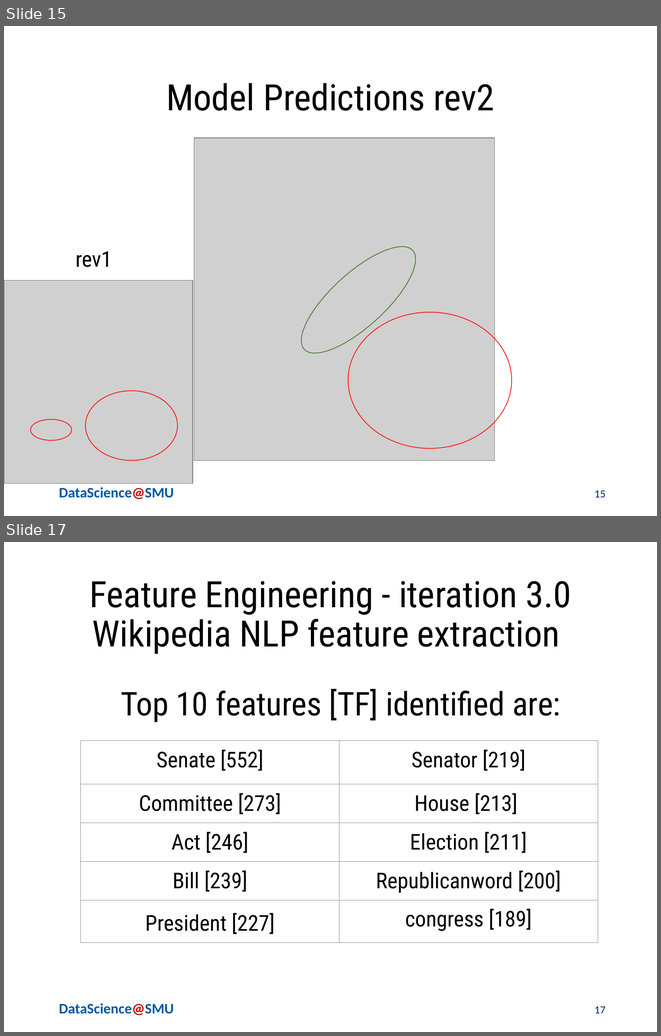
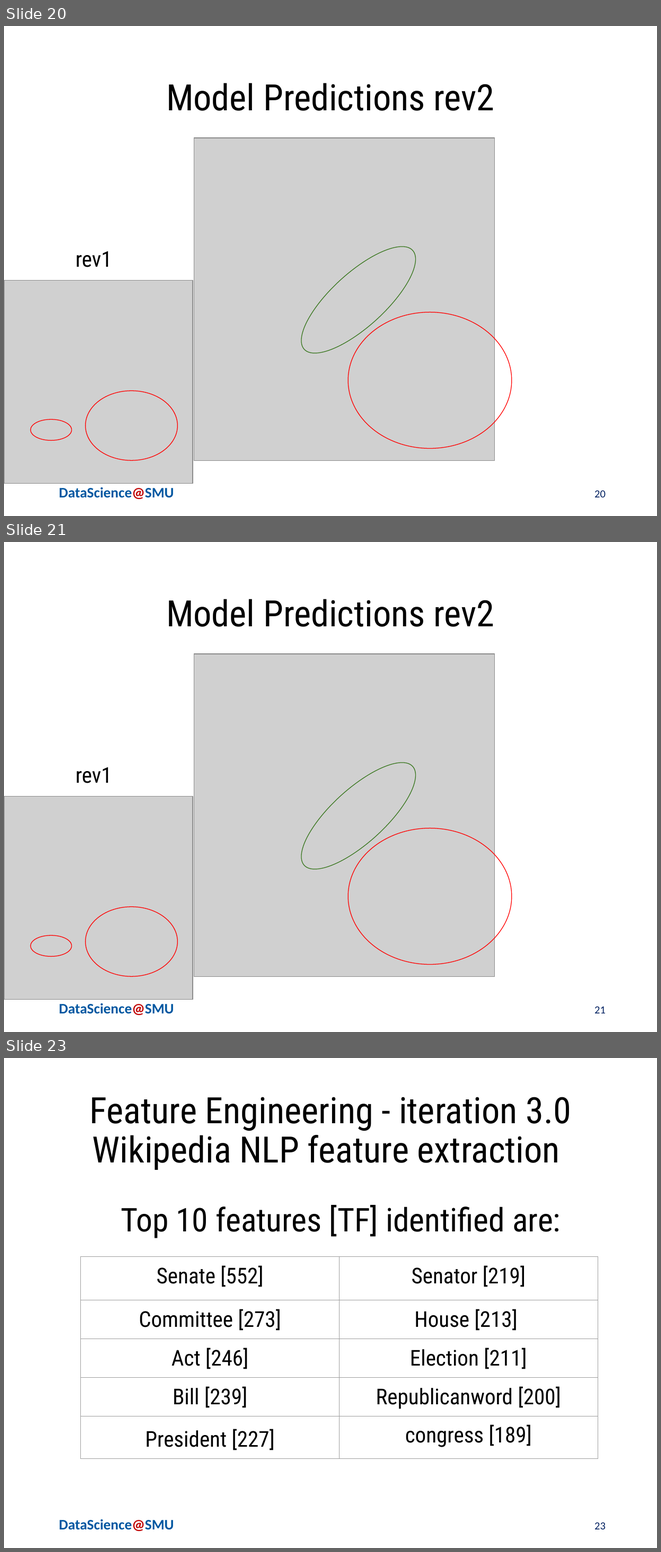
Before and after one commit to ChiruGit/Capstone, a slide deck: PoliticalProfiling-NLP+FeatureEngg-MSDSSMU-Fall2018.pptx. Shown one above the other, each under a label of ours: slides 15 and 17 before the commit, slides 20, 21 and 23 after it; the slides between them are not shown. The pictures are 661x1036 and 661x1552 pixels, drawn with LibreOffice and Linux fonts; fonts in the diff are those of the drawing; grey boxes stand for pictures; background and template pictures are left out. Boxes give left, top, right and bottom in pixels: in the first picture for what was removed or moved away, otherwise in the second. Text is boxed around its words. In the diff, an @@ line names an element or a change of style, - is before the commit and + after.

```diff
--- a/PoliticalProfiling-NLP+FeatureEngg-MSDSSMU-Fall2018.pptx
+++ b/PoliticalProfiling-NLP+FeatureEngg-MSDSSMU-Fall2018.pptx
@@ slide 21 added at (x1=4, y1=542, x2=657, y2=1032), background #FFFFFF; not listed: 1 template element that a slide beside it also shows @@
@@ text added at (x1=166, y1=599, x2=495, y2=627), 40 pt, text #000000 @@
+Model Predictions rev2
@@ picture added at (x1=194, y1=654, x2=494, y2=976) @@
@@ ellipse added at (x1=286, y1=747, x2=431, y2=885), outline #38761D 0.75 pt @@
@@ text added at (x1=76, y1=767, x2=112, y2=783), 24 pt, text #000000 @@
+rev1
@@ picture added at (x1=4, y1=796, x2=193, y2=999) @@
@@ ellipse added at (x1=348, y1=828, x2=512, y2=964), outline #FF0000 0.75 pt @@
@@ ellipse added at (x1=86, y1=906, x2=178, y2=976), outline #FF0000 0.75 pt @@
@@ ellipse added at (x1=31, y1=935, x2=72, y2=956), outline #FF0000 0.75 pt @@
@@ page number added at (x1=594, y1=1006, x2=606, y2=1013), 12 pt, text #002060 @@
+21
@@ what was slide 15 is now slide 20 @@
@@ page number at (x1=594, y1=490, x2=606, y2=497): text changed @@
-15
+20
@@ what was slide 17 is now slide 23 @@
@@ page number at (x1=594, y1=1522, x2=606, y2=1529): text changed @@
-17
+23
```
Also in this commit, not shown: 5 slides changed, 12 other slides added, 1 slide removed, 1 other file.
